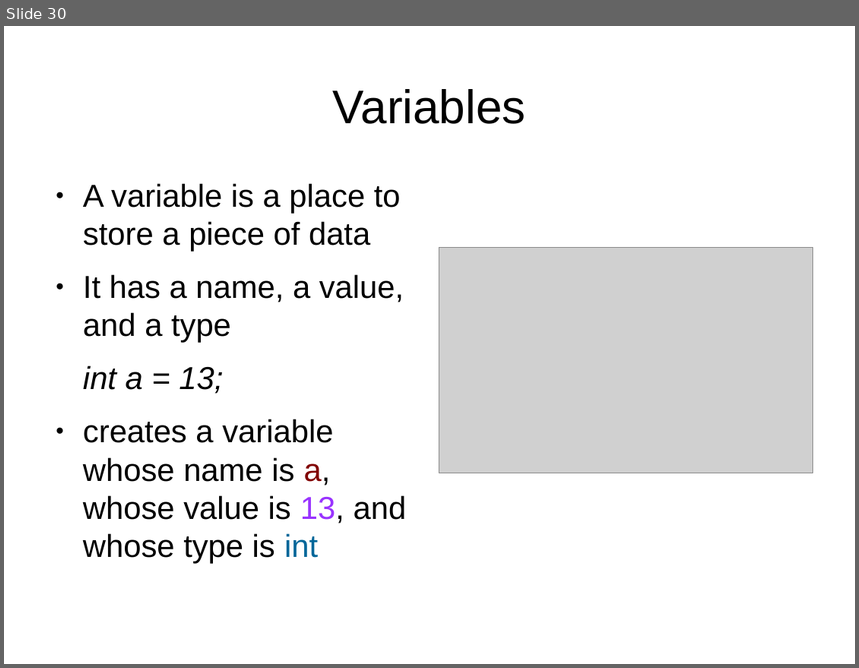
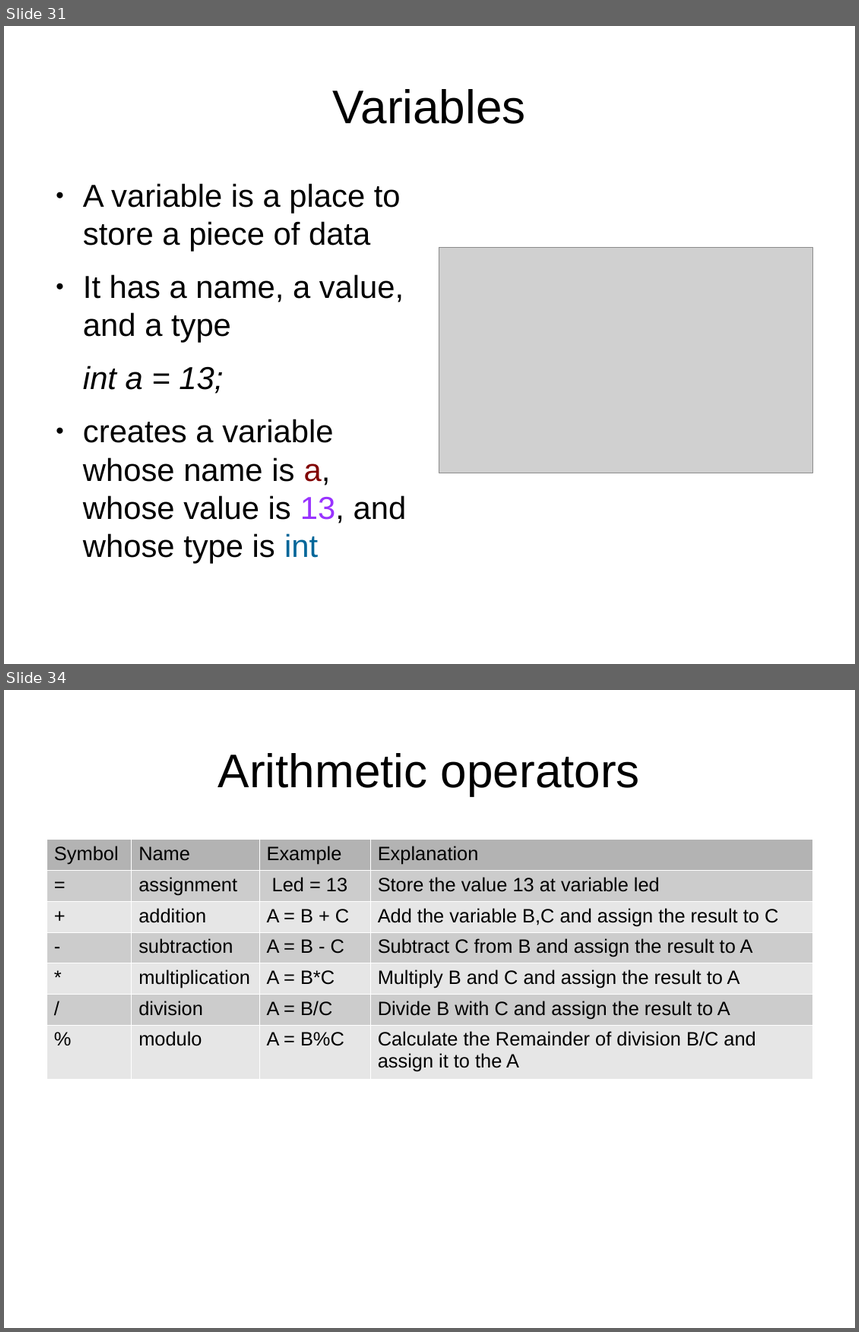
Before and after one commit to anilkunchalaece/LearnIt, a slide deck: Arduino/DayOne.odp. Shown one above the other, each under a label of ours: slide 30 before the commit, slides 31 and 34 after it; the slides between them are not shown. The pictures are 859x668 and 859x1332 pixels, drawn with LibreOffice and Linux fonts; fonts in the diff are those of the drawing; grey boxes stand for pictures. Boxes give left, top, right and bottom in pixels: in the first picture for what was removed or moved away, otherwise in the second. Text is boxed around its words. In the diff, an @@ line names an element or a change of style, - is before the commit and + after.

```diff
--- a/Arduino/DayOne.odp
+++ b/Arduino/DayOne.odp
@@ slide 34 added at bbox=[4, 690, 855, 1328], background #FFFFFF @@
@@ title added at bbox=[218, 753, 640, 796], 44 pt, text #000000 @@
+Arithmetic operators
@@ table added at bbox=[47, 839, 813, 1075], 7 rows, 4 columns @@
+Symbol | Name | Example | Explanation
+= | assignment | Led = 13 | Store the value 13 at variable led
++ | addition | A = B + C | Add the variable B,C and assign the result to C
+- | subtraction | A = B - C | Subtract C from B and assign the result to A
+* | multiplication | A = B*C | Multiply B and C and assign the result to A
+/ | division | A = B/C | Divide B with C and assign the result to A
+% | modulo | A = B%C | Calculate the Remainder of division B/C and assign it to the A
@@ what was slide 30 is now slide 31 @@
```
Also in this commit, not shown: 5 other slides added, 7 other files.
